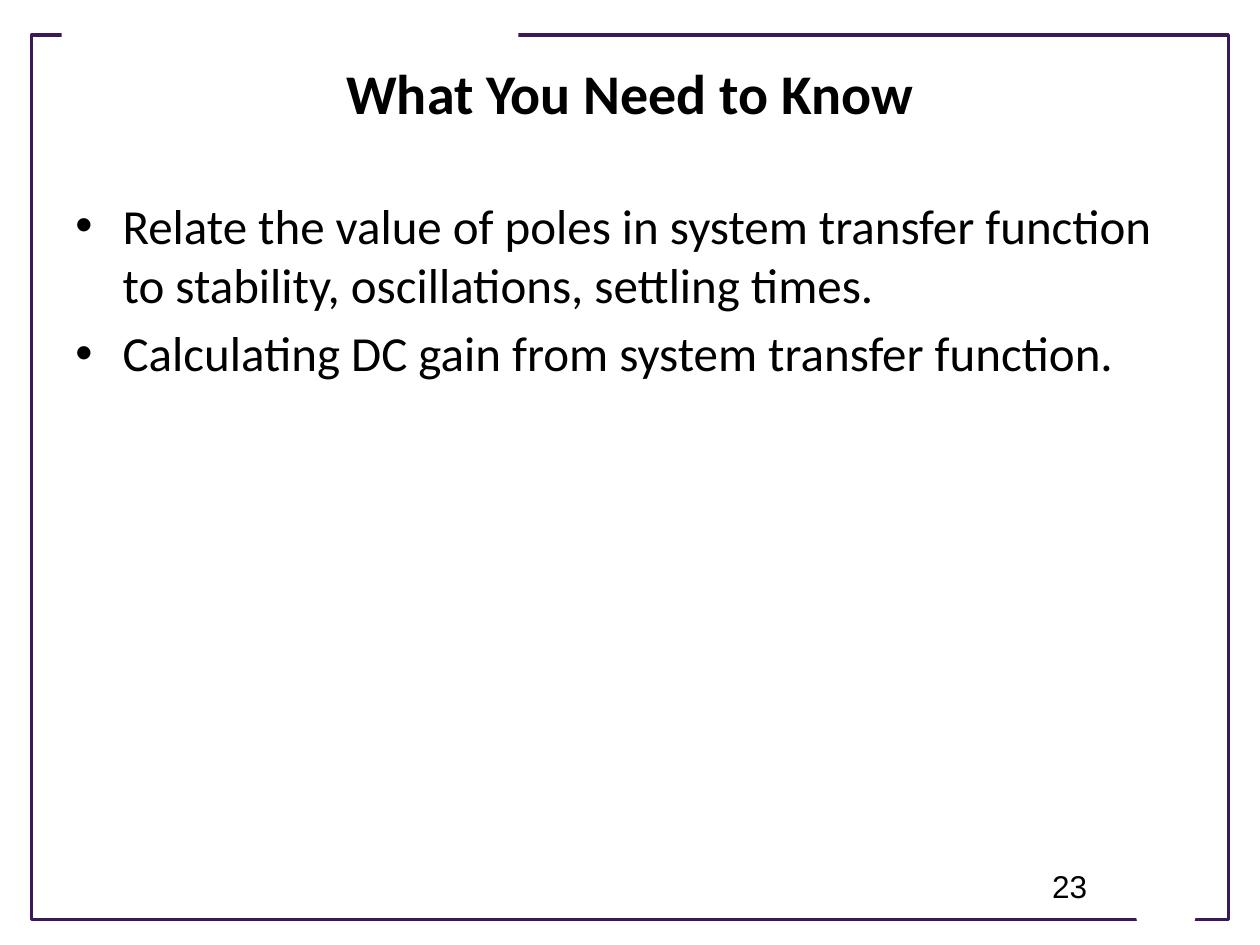
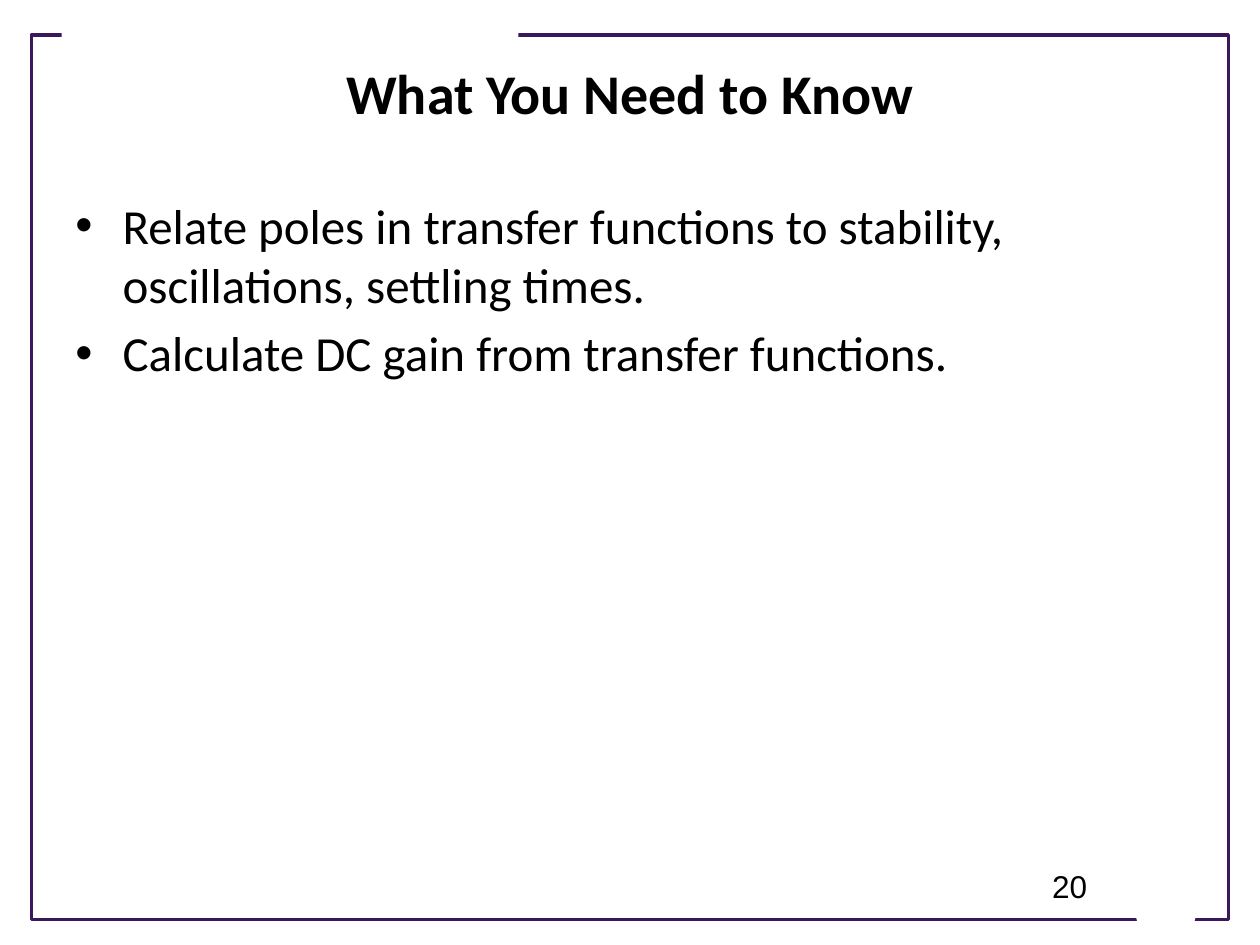
Before and after one commit to joseph-hellerstein/advanced-controls-lectures, a slide deck: slide 20 of short_class_lectures/Lecture_4-LTI_Systems/linear_time_invariant_systems.pptx (slide 23 before the commit). Drawn at 1260x945 pixels with LibreOffice and Linux fonts; fonts in the diff are those of the drawing; background and template pictures are left out. Boxes give left, top, right and bottom in pixels: in the first picture for what was removed or moved away, otherwise in the second. Text is boxed around its words. In the diff, an @@ line names an element or a change of style, - is before the commit and + after.

```diff
--- a/short_class_lectures/Lecture_4-LTI_Systems/linear_time_invariant_systems.pptx
+++ b/short_class_lectures/Lecture_4-LTI_Systems/linear_time_invariant_systems.pptx
@@ text at box(123, 210, 1003, 380): text changed @@
-• Relate the value of poles in system transfer function to stability, oscillations, settling times.
-• Calculating DC gain from system transfer function.
+• Relate poles in transfer functions to stability, oscillations, settling times.
+• Calculate DC gain from transfer functions.
@@ page number at box(1052, 876, 1087, 899): text changed @@
-23
+20
```
Also in this commit, not shown: 10 other slides changed, 3 slides added, 12 slides removed, 1 other file.
